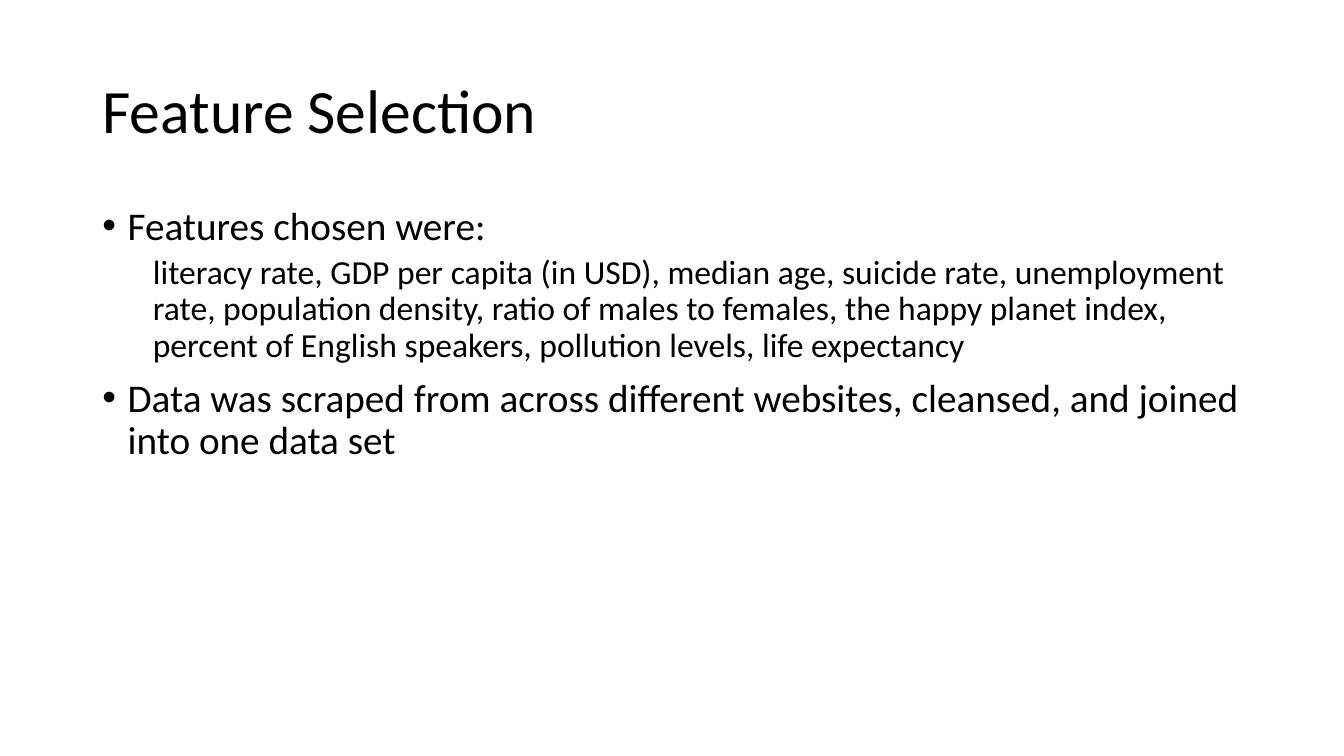
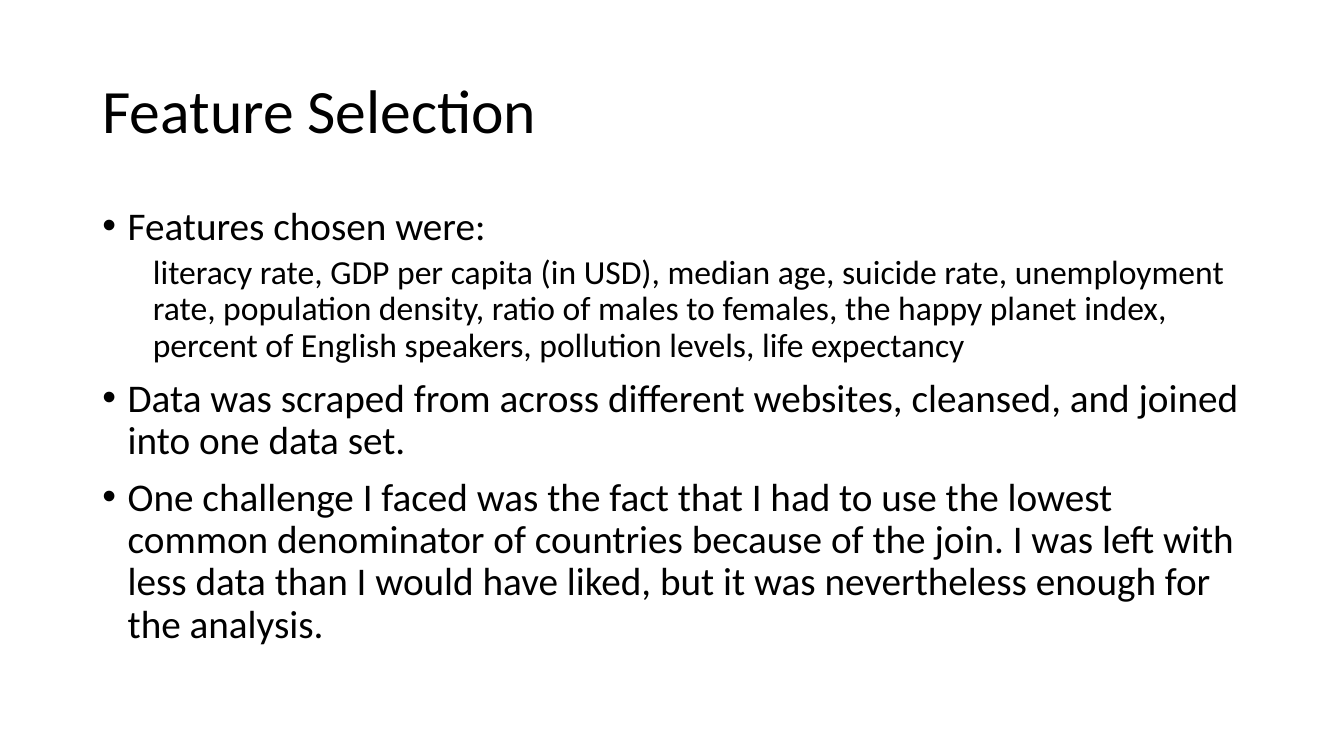
Before and after one commit to adamstopek/CunyMSDA, a slide deck: slide 4 of IS 607 Final Project.pptx. Drawn at 1344x756 pixels with LibreOffice and Linux fonts; fonts in the diff are those of the drawing. Boxes give left, top, right and bottom in pixels: in the first picture for what was removed or moved away, otherwise in the second. Text is boxed around its words. In the diff, an @@ line names an element or a change of style, - is before the commit and + after.

Commit message:
updated file

```diff
--- a/IS 607 Final Project.pptx
+++ b/IS 607 Final Project.pptx
@@ text at (128,384,1239,645): text changed @@
-• Data was scraped from across different websites, cleansed, and joined into one data set
+• Data was scraped from across different websites, cleansed, and joined into one data set.
+• One challenge I faced was the fact that I had to use the lowest common denominator of countries because of the join. I was left with less data than I would have liked, but it was nevertheless enough for the analysis.
```
Also in this commit, not shown: 1 other slide changed.
